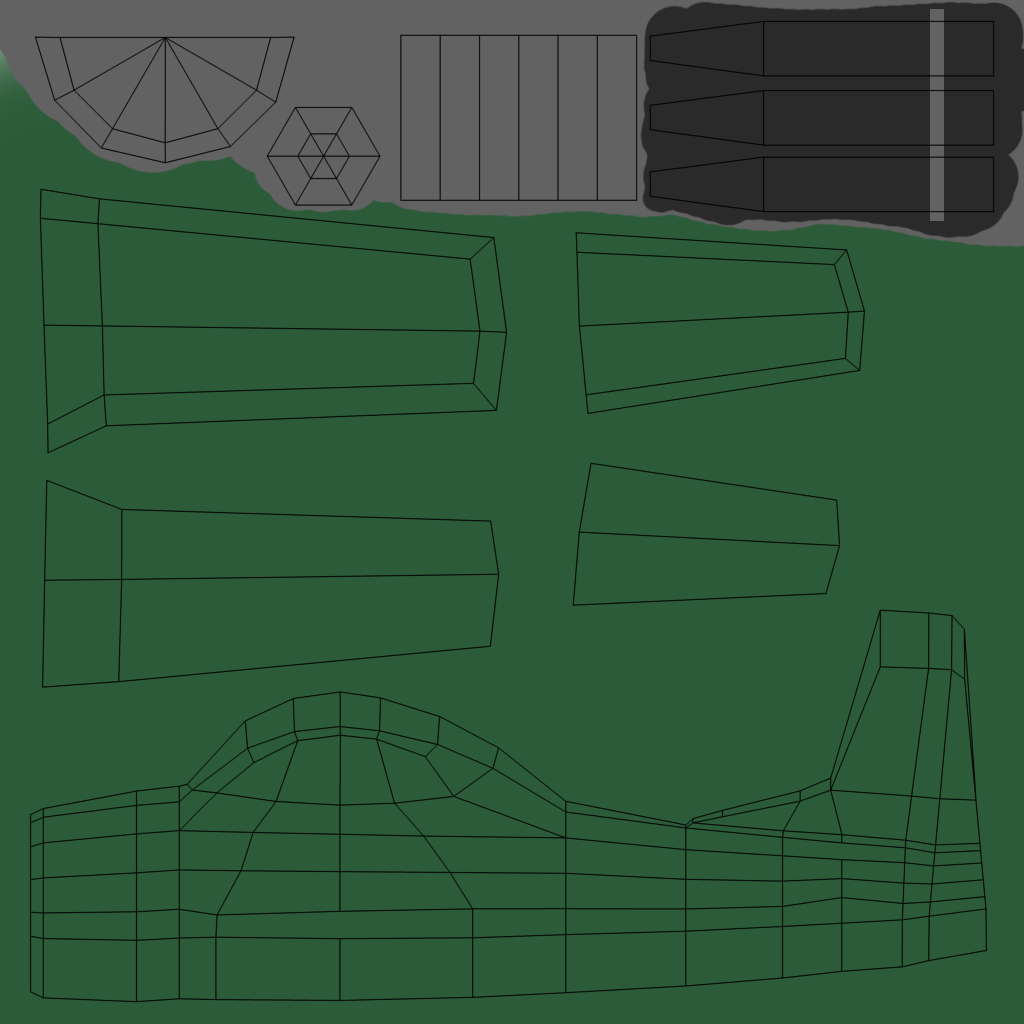
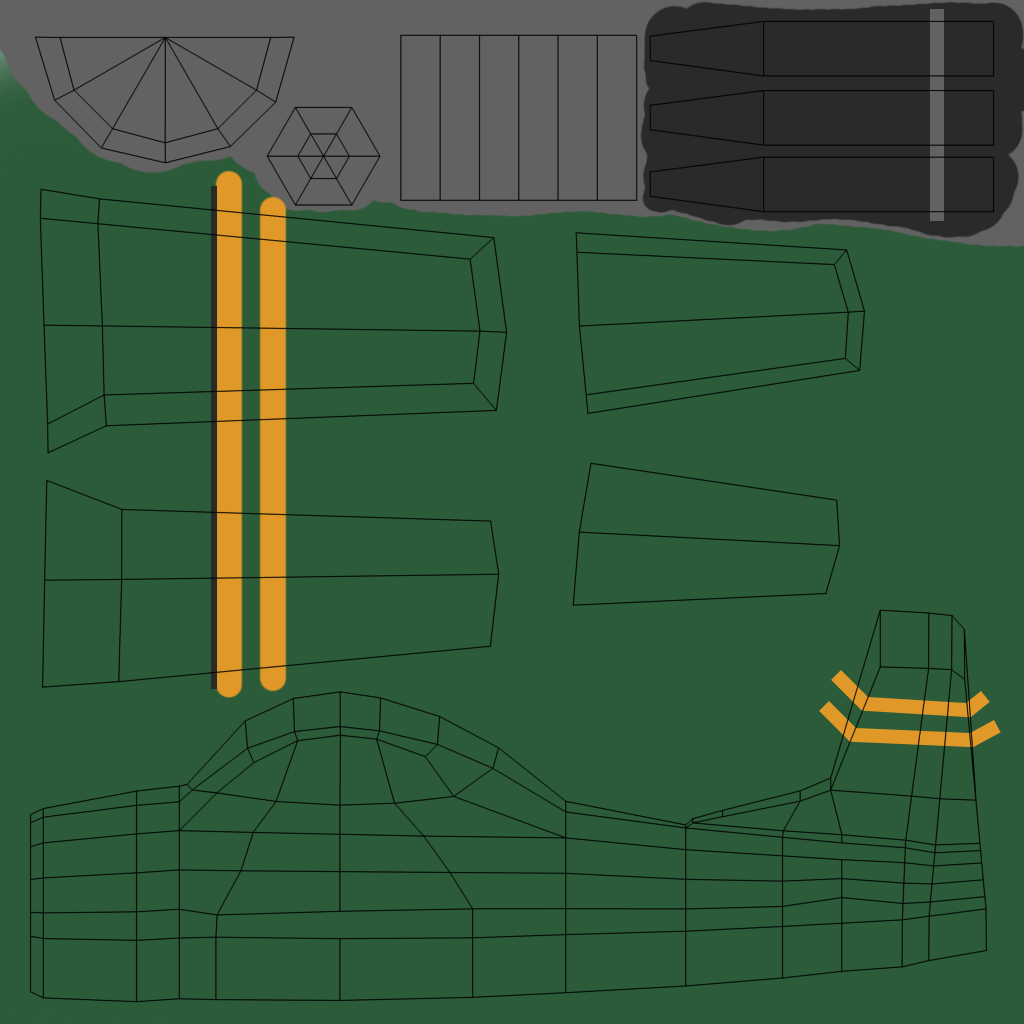
The second 1024 × 1024 image is a revision of the first. Changes to its layers:
added layer "シェイプ 2" above "シェイプ 1 のコピー" over (211, 186, 217, 689)
added layer "シェイプ 1 のコピー" above "シェイプ 1" over (819, 701, 1001, 748)
added layer "シェイプ 1" above "Paint3" over (831, 670, 990, 718)
painted on "Paint3" over (214, 170, 287, 699)
